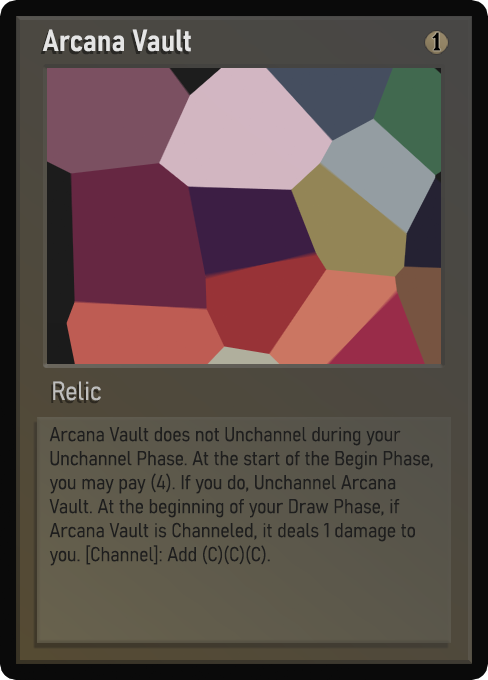
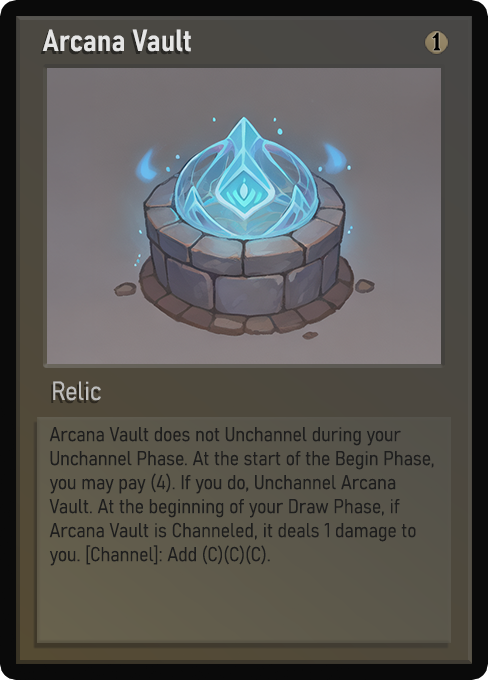
Comparing the layer stacks of the two 488px x 680px images. Changes:
painted on "Name" over (x1=71, y1=35, x2=186, y2=52)
painted on "Class" over (x1=59, y1=383, x2=101, y2=401)
painted on "Desc_small" over (x1=50, y1=427, x2=434, y2=566)
painted on "Artwork" over (x1=47, y1=68, x2=441, y2=364)
